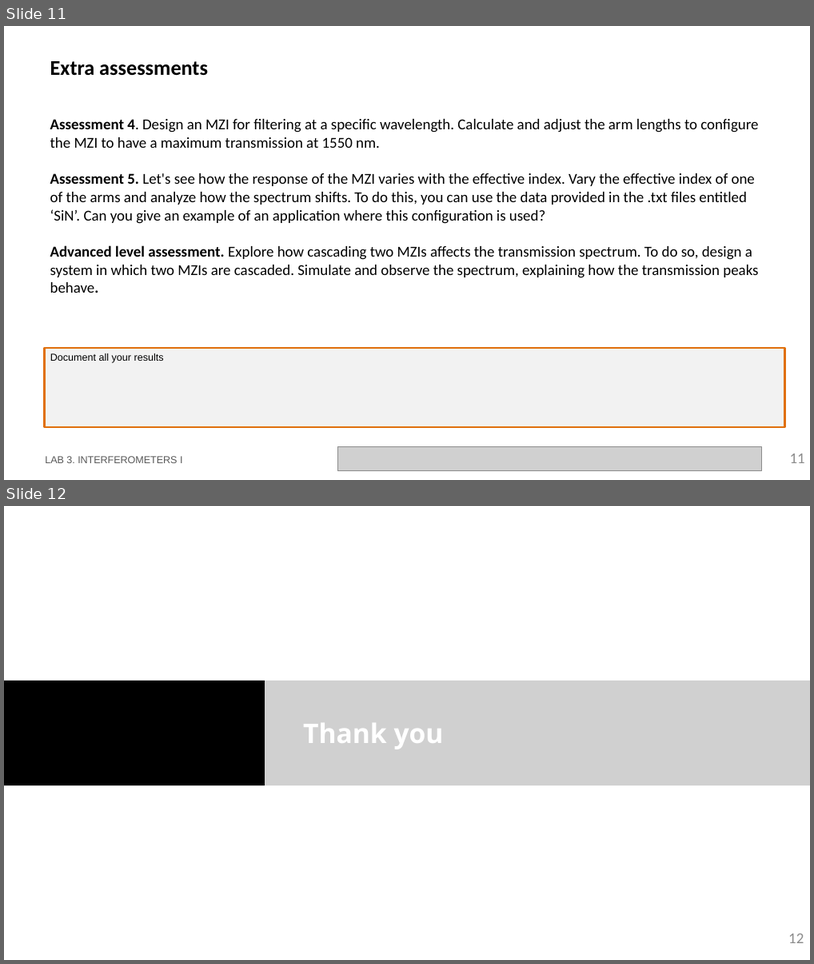
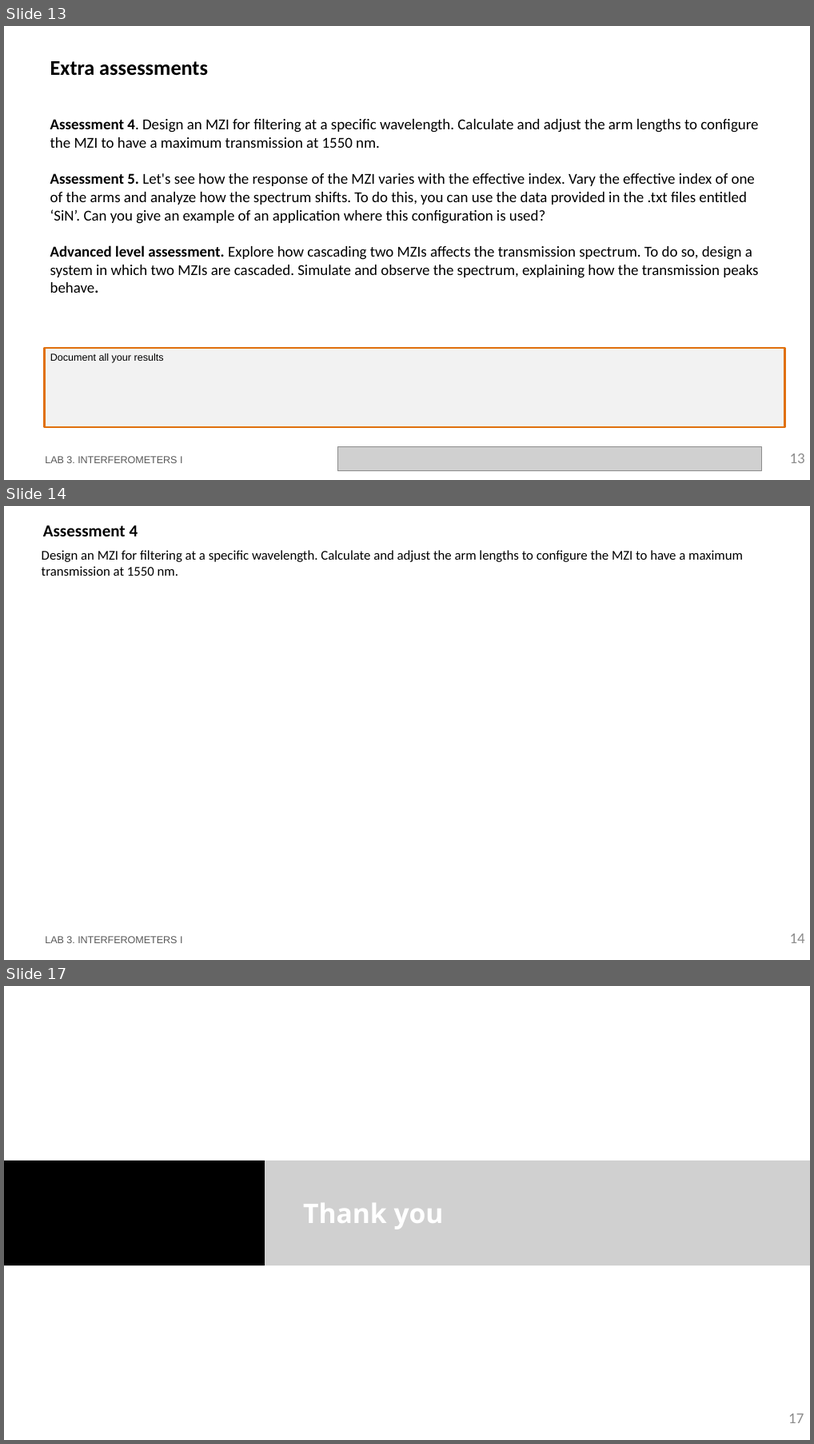
Before and after one commit to snacmuo/pic-upv-lab3, a slide deck: LabBook_3.pptx. Shown one above the other, each under a label of ours: slides 11 and 12 before the commit, slides 13, 14 and 17 after it; the slides between them are not shown. The pictures are 814x964 and 814x1444 pixels, drawn with LibreOffice and Linux fonts; fonts in the diff are those of the drawing; grey boxes stand for pictures; background and template pictures are left out. Boxes give left, top, right and bottom in pixels: in the first picture for what was removed or moved away, otherwise in the second. Text is boxed around its words. In the diff, an @@ line names an element or a change of style, - is before the commit and + after.

```diff
--- a/LabBook_3.pptx
+++ b/LabBook_3.pptx
@@ slide 14 added at [4,506,810,960], background #FFFFFF @@
@@ title added at [43,525,138,536], 20 pt, text #000000, bold @@
+Assessment 4
@@ text added at [42,550,743,576], 16 pt, text #000000 @@
+Design an MZI for filtering at a specific wavelength. Calculate and adjust the arm lengths to configure the MZI to have a maximum transmission at 1550 nm.
@@ text added at [45,936,182,943], 12 pt, text #585858 @@
+LAB 3. INTERFEROMETERS I
@@ page number added at [790,933,806,943], 18 pt, text #8C8C8C @@
+14
@@ what was slide 11 is now slide 13 @@
@@ page number at [790,453,806,463]: text changed @@
-11
+13
@@ what was slide 12 is now slide 17 @@
@@ page number at [789,1413,804,1423]: text changed @@
-12
+17
```
Also in this commit, not shown: 4 slides changed, 4 other slides added, 1 other file.
